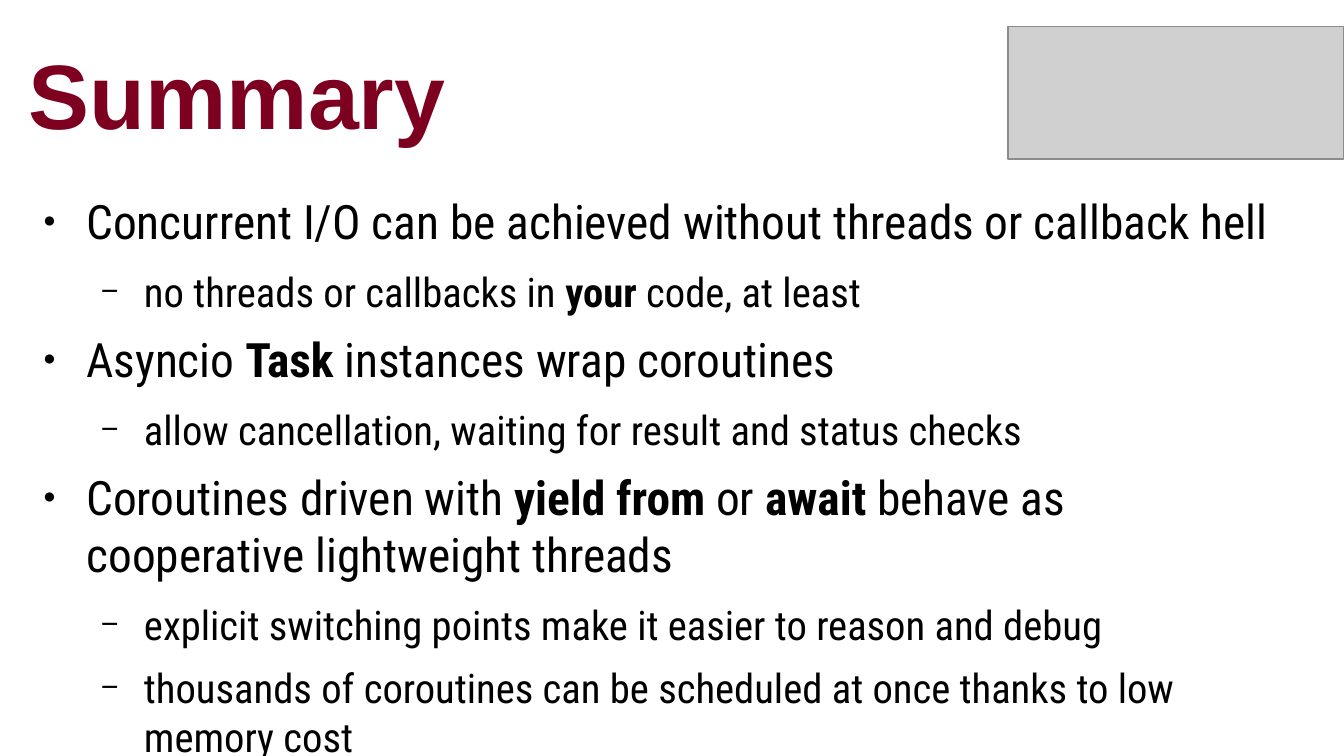
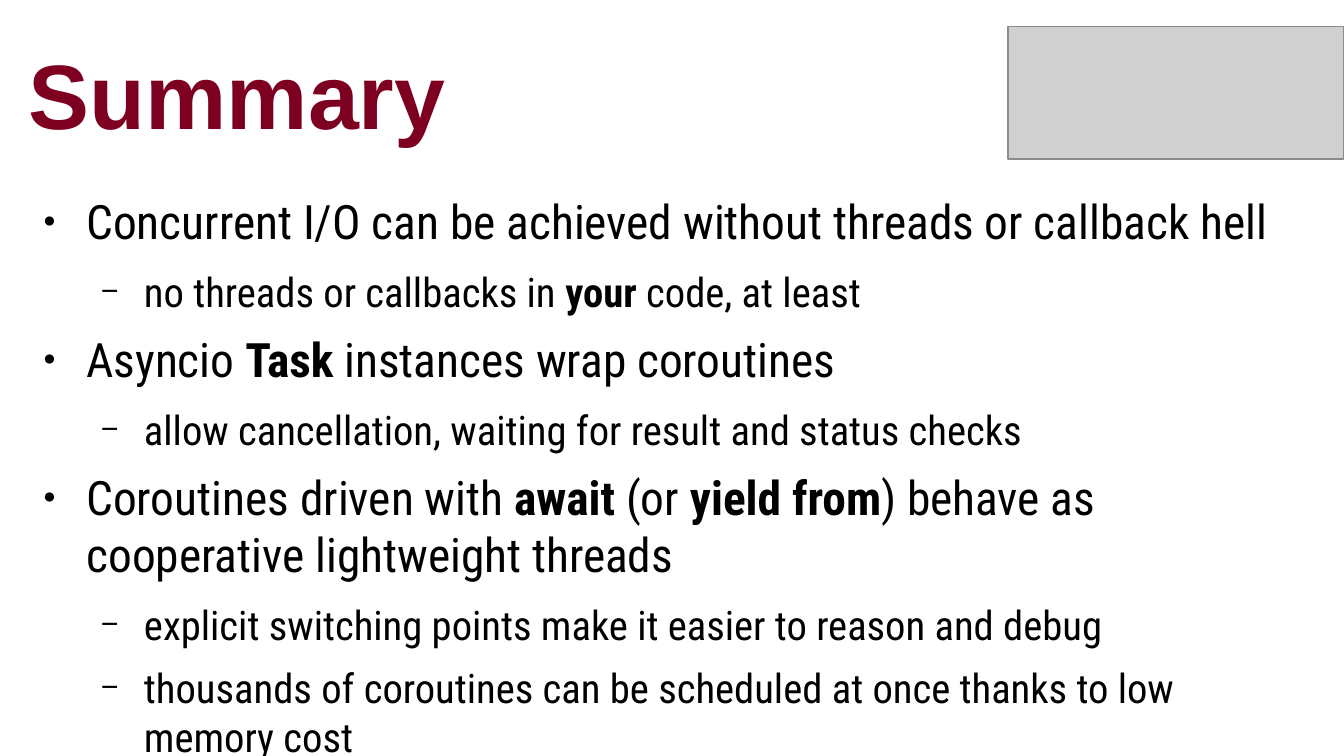
Before and after one commit to ramalho/platespinning, a slide deck: slide 41 of plate-spinning-oscon-eu.odp (slide 44 before the commit). Drawn at 1344x756 pixels with LibreOffice and Linux fonts; fonts in the diff are those of the drawing; grey boxes stand for pictures. Boxes give left, top, right and bottom in pixels: in the first picture for what was removed or moved away, otherwise in the second. Text is boxed around its words. In the diff, an @@ line names an element or a change of style, - is before the commit and + after.

```diff
--- a/plate-spinning-oscon-eu.odp
+++ b/plate-spinning-oscon-eu.odp
@@ text at [86,477,1095,582]: text changed @@
-● Coroutines driven with yield from or await behave as cooperative lightweight threads
+● Coroutines driven with await (or yield from) behave as cooperative lightweight threads
```
Also in this commit, not shown: 29 other slides changed, 1 slide added, 4 slides removed, 13 other files.
